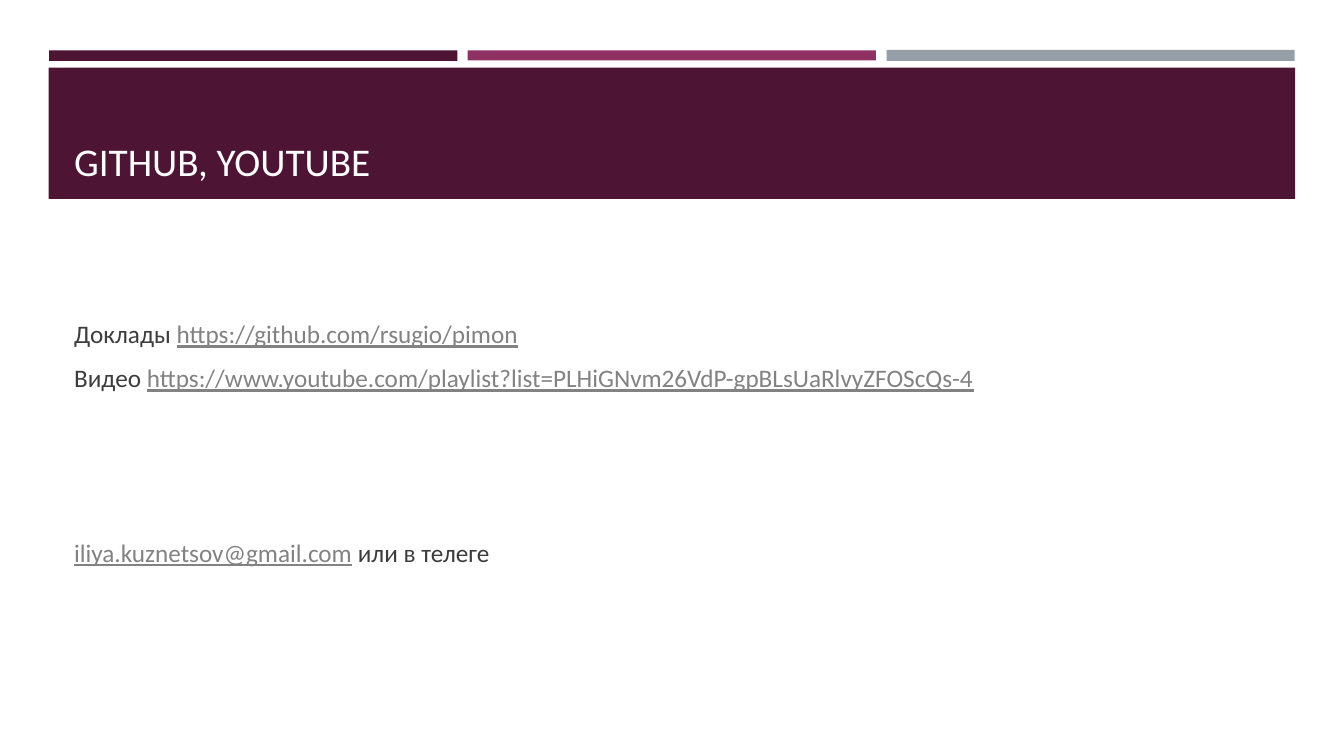
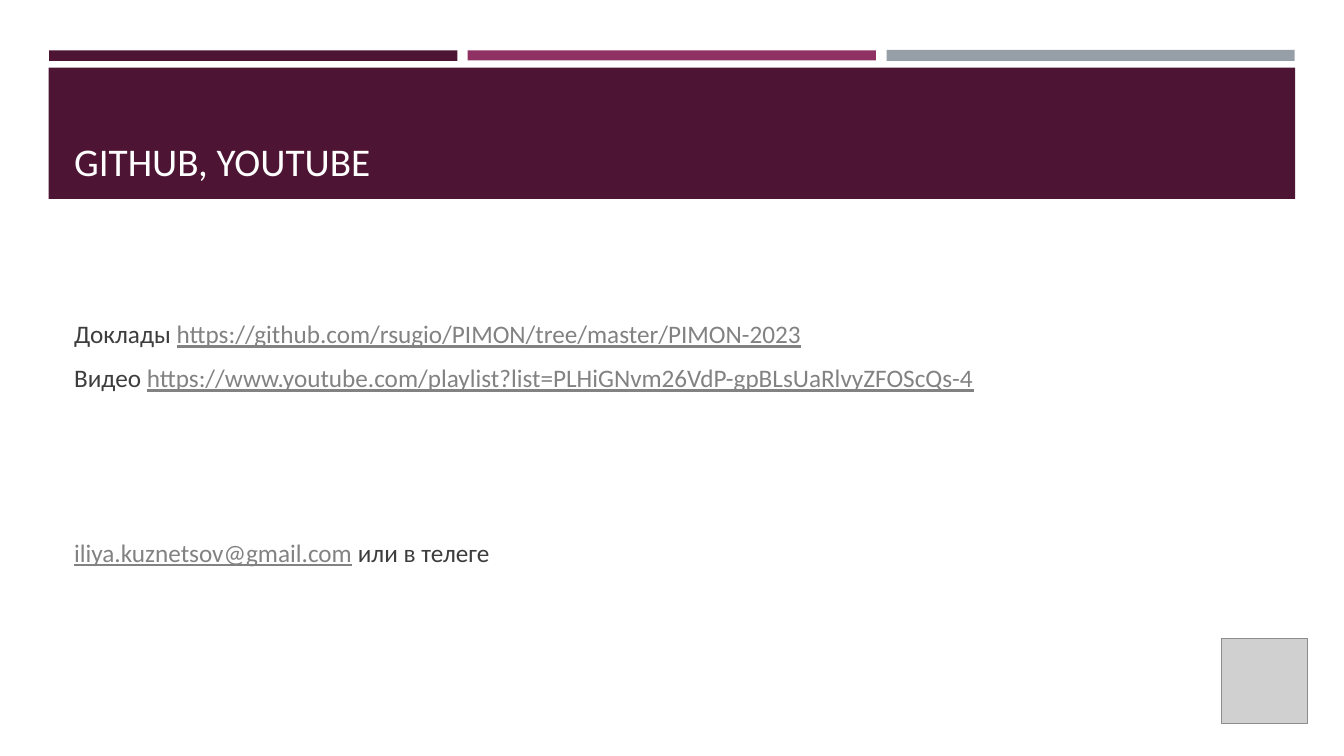
Before and after one commit to rsugio/PIMON, a slide deck: slide 6 of PIMON-2023/PIMON-2023.pptx (slide 3 before the commit). Drawn at 1344x756 pixels with LibreOffice and Linux fonts; fonts in the diff are those of the drawing; grey boxes stand for pictures. Boxes give left, top, right and bottom in pixels: in the first picture for what was removed or moved away, otherwise in the second. Text is boxed around its words. In the diff, an @@ line names an element or a change of style, - is before the commit and + after.

Commit message:
PIMON-2023 первый день

```diff
--- a/PIMON-2023/PIMON-2023.pptx
+++ b/PIMON-2023/PIMON-2023.pptx
@@ text at <box>74,325,801,348</box>: text changed @@
-Доклады https://github.com/rsugio/pimon
+Доклады https://github.com/rsugio/PIMON/tree/master/PIMON-2023
@@ picture added at <box>1222,638,1308,724</box> @@
```
Also in this commit, not shown: 2 other slides changed, 3 slides added, 8 other files.
